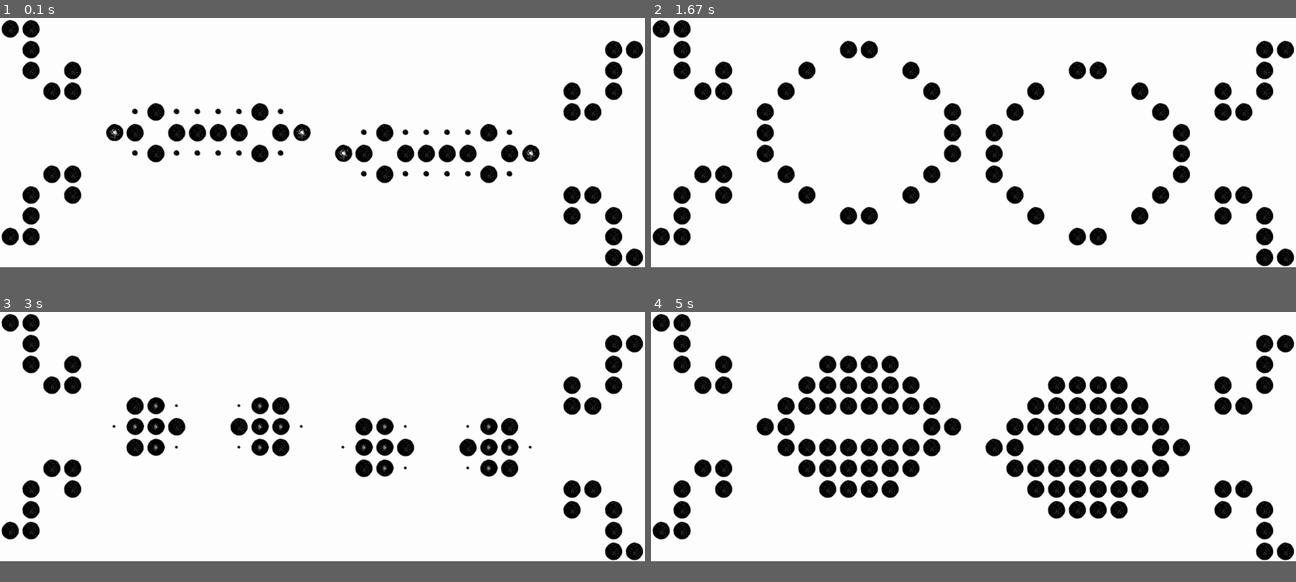
Above: before the commit, frames 1-4 (two rows, left to right).
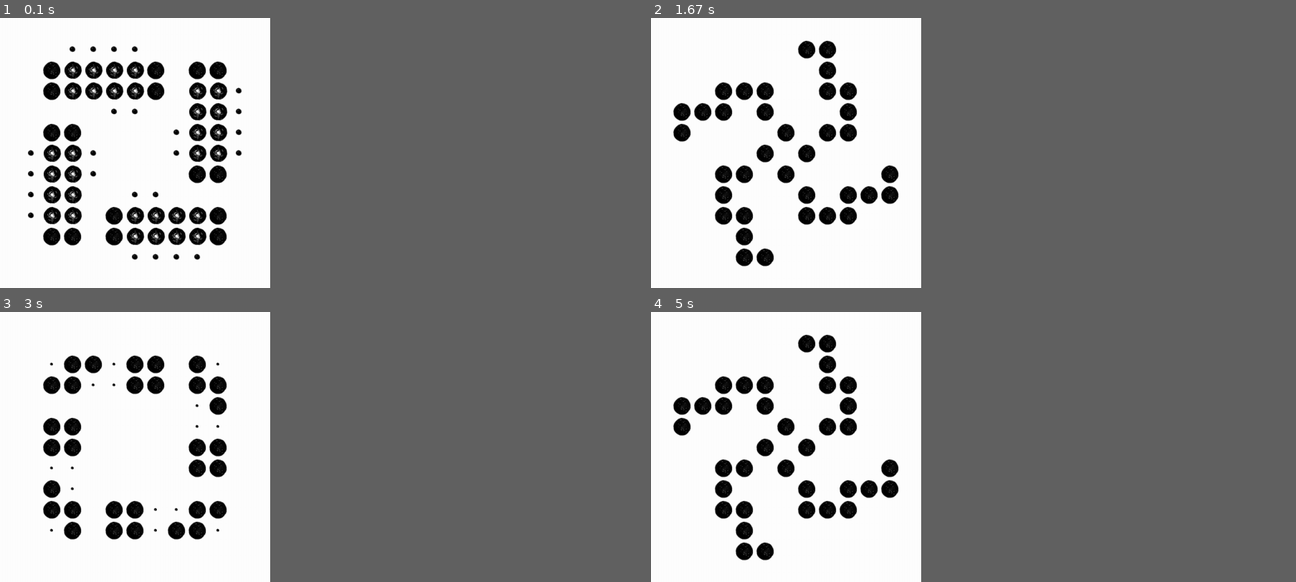
Above: after the commit, the same moments.

Repository: saltire/gameoflife
Game: pygame game, started from gameoflife.py
The game is run twice, just before and just after one commit, with the same random seed, the same clock (stepped at 60 frames per second) and the same inputs. The source before the commit is Python 2; it was converted automatically to run under Python 3.
Inputs:
- Up to frame 1 (0.1 s): no input
- Up to frame 2 (1.67 s): no input
- Up to frame 3 (3 s): no input
- Up to frame 4 (5 s): no input
In our replay, the window is 900x348 before the commit and 377x377 after it. These sizes can differ from the game's own. Grey fills any space a smaller window leaves; there, only what the larger window draws over its background counts as a difference.

The runs differ from the first frame. In frame 1, 13% of the frame differs, in the area x 0-100%, y 0-93%; in frame 2, 12%; in frame 3, 12%; in frame 4, 17%.

Commit message:
Update to Python 3, PEP8ify, add test from other project
Also convert CRLF to LF, and commit cell.py 
which apparently was just sitting around for years.

Diff:
--- a/gameoflife.py
+++ b/gameoflife.py
@@ -4,14 +4,14 @@
 
 
 if __name__ == '__main__':
-    pattern = Pattern('patterns/blinkingeye.png')
+    pattern = Pattern('patterns/galaxy.png')
     spritepath = 'sprites/circle8.png'
     outpath = './images'
     cellsize = 40
     gencount = 8
 
     # generate a set of images
-    #ImageGen(pattern.cells, spritepath, pattern.dims, cellsize).draw(outpath, gencount)
+    # ImageGen(pattern.cells, spritepath, pattern.dims, cellsize).draw(outpath, gencount)
 
     # display an animation
-    Animation(pattern.cells, spritepath, pattern.dims, cellsize).run()
+    Animation(pattern.cells, spritepath, *pattern.dims, cellsize).run()
--- a/gameoflife/animation.py
+++ b/gameoflife/animation.py
@@ -2,11 +2,12 @@
 
 import pygame
 
-import game
+from .cell import Cell
+from . import game
 
 
 class Animation:
-    def __init__(self, cells, spritepath, (width, height), cellsize=None):
+    def __init__(self, cells, spritepath, width, height, cellsize=None):
         self.cellmap = cells
         self.game = game.game_of_life(cells)
 
@@ -14,8 +15,8 @@
 
         # load cell sprite
         sprite = pygame.image.load(spritepath)
-        length = sprite.get_width() / sprite.get_height()
-        self.animlength = length / 2
+        length = sprite.get_width() // sprite.get_height()
+        self.animlength = length // 2
 
         # set cell size and resize sprite if necessary
         if cellsize is None:
@@ -39,7 +40,7 @@
         self.birthing = pygame.sprite.RenderUpdates()
         self.dying = pygame.sprite.RenderUpdates()
         for x, y in self.cellmap:
-            self.cells.add(Cell((x, y), self.frames, self.cellsize, self.animlength - 1))
+            self.cells.add(Cell(x, y, self.frames, self.cellsize, self.animlength - 1))
 
         # draw starting cells
         self.window.blit(self.background, (0, 0))
@@ -48,7 +49,6 @@
 
         # init clock
         self.clock = pygame.time.Clock()
-
 
     def run(self, framerate=24, gendelay=2):
         """Run the animation at (framerate) frames per second.
@@ -64,7 +64,7 @@
 
             # add cells created this generation to birthing group
             for pos in self.cellmap - oldcellmap:
-                newcell = Cell(pos, self.frames, self.cellsize)
+                newcell = Cell(*pos, self.frames, self.cellsize)
                 self.cells.add(newcell)
                 self.birthing.add(newcell)
 
@@ -90,21 +90,3 @@
 
             for _ in range(gendelay):
                 self.clock.tick(framerate)
-
-
-
-class Cell(pygame.sprite.Sprite):
-    def __init__(self, (x, y), images, size=10, frame=-1):
-        pygame.sprite.Sprite.__init__(self)
-
-        self.pos = x, y
-        self.frames = images
-        self.frame = frame
-
-        self.rect = pygame.Rect((x * size, y * size, size, size))
-        self.image = self.frames[self.frame]
-
-
-    def update(self):
-        self.frame += 1
-        self.image = self.frames[self.frame]
--- /dev/null
+++ b/gameoflife/cell.py
@@ -0,0 +1,17 @@
+import pygame
+
+
+class Cell(pygame.sprite.Sprite):
+    def __init__(self, x, y, images, size=10, frame=-1):
+        pygame.sprite.Sprite.__init__(self)
+
+        self.pos = x, y
+        self.frames = images
+        self.frame = frame
+
+        self.rect = pygame.Rect((x * size, y * size, size, size))
+        self.image = self.frames[self.frame]
+
+    def update(self):
+        self.frame += 1
+        self.image = self.frames[self.frame]
--- a/gameoflife/game.py
+++ b/gameoflife/game.py
@@ -1,14 +1,14 @@
-
 def game_of_life(cells):
-    """This is a generator implementing Conway's Game of Life. Given a 2D array
-    of cells, each iteration will yield the next generation of cells."""
+    """This is a generator implementing Conway's Game of Life. Given a list of
+    coordinates representing live cells, each iteration will yield the next
+    generation of cells."""
     while True:
         xmin = min(x for x, y in cells)
         ymin = min(y for x, y in cells)
         xmax = max(x for x, y in cells)
         ymax = max(y for x, y in cells)
 
-        nextgen = cells.copy()
+        nextgen = set(cells).copy()
         for x in range(xmin - 1, xmax + 2):
             for y in range(ymin - 1, ymax + 2):
                 neighbours = 0
--- a/gameoflife/imagegen.py
+++ b/gameoflife/imagegen.py
@@ -3,11 +3,11 @@
 
 from PIL import Image
 
-import game
+from . import game
 
 
 class ImageGen:
-    def __init__(self, cells, spritepath, (width, height), cellsize=None):
+    def __init__(self, cells, spritepath, width, height, cellsize=None):
         # init game generator
         self.cells = cells
         self.game = game.game_of_life(cells)
@@ -33,7 +33,6 @@
                                     (frame + 1) * self.cellsize, self.cellsize))
                        for frame in range(length)]
 
-
     def draw(self, outpath, gencount, speed=1, outname='image'):
         """Draw (gencount) number of generations. Resize cells to (cellsize).
         Draw every (speed)th frame. speed must be a factor of self.animlength."""
@@ -42,7 +41,7 @@
 
         # set image attributes
         total = gencount * self.animlength / speed
-        pad = int(math.log10(total)) + 1 # zero padding on each frame number
+        pad = int(math.log10(total)) + 1  # zero padding on each frame number
         update = 10
         percent = update
 
@@ -62,9 +61,10 @@
             for state in range(speed - 1, self.animlength, speed):
                 # save frame
                 frame = (gen * self.animlength + state) / speed
-                self.image.save(os.path.join(outpath, '{0}{1:0{2}}.png'.format(outname, frame, pad)))
+                self.image.save(os.path.join(outpath,
+                                             '{0}{1:0{2}}.png'.format(outname, frame, pad)))
                 if float(frame + 1) / total * 100 >= percent:
-                    print '{0}% done.'.format(percent)
+                    print('{0}%% done.'.format(percent))
                     percent += update
 
                 # draw next frame
@@ -78,7 +78,6 @@
             self.cells = newcells
 
 
-
 if __name__ == '__main__':
     galaxy = ImageGen('spacefiller', 'circle8')
     galaxy.draw('d:\projects\gameoflife', 100, 5, 4)
--- /dev/null
+++ b/gameoflife/test/test_game.py
@@ -0,0 +1,40 @@
+import unittest
+
+from gameoflife.game import game_of_life
+
+
+class Test_Game(unittest.TestCase):
+    def setUp(self):
+        cellmap = [[0, 0, 0, 1],
+                   [1, 1, 1, 0],
+                   [0, 0, 1, 1],
+                   [1, 0, 0, 0],
+                   [0, 0, 0, 0]]
+
+        cells = [(x, y) for y, row in enumerate(cellmap)
+                 for x, cell in enumerate(row) if cell == 1]
+
+        self.nextgen = next(game_of_life(cells))
+
+    def test_under_two_neighbours_dies(self):
+        self.assertNotIn((0, 3), self.nextgen)
+        self.assertNotIn((0, 1), self.nextgen)
+
+    def test_two_neighbours_lives(self):
+        self.assertIn((3, 2), self.nextgen)
+
+    def test_three_neighbours_lives(self):
+        self.assertIn((2, 0), self.nextgen)
+
+    def test_over_three_neighbours_dies(self):
+        self.assertNotIn((2, 1), self.nextgen)
+
+    def test_blank_under_three_neighbours_blank(self):
+        self.assertNotIn((2, 4), self.nextgen)
+        self.assertNotIn((0, 4), self.nextgen)
+
+    def test_blank_three_neighbours_born(self):
+        self.assertIn((1, 0), self.nextgen)
+
+    def test_blank_over_three_neighbours_blank(self):
+        self.assertNotIn((3, 1), self.nextgen)
Empty file added: gameoflife/test/__init__.py
Not shown, changed: .gitignore
